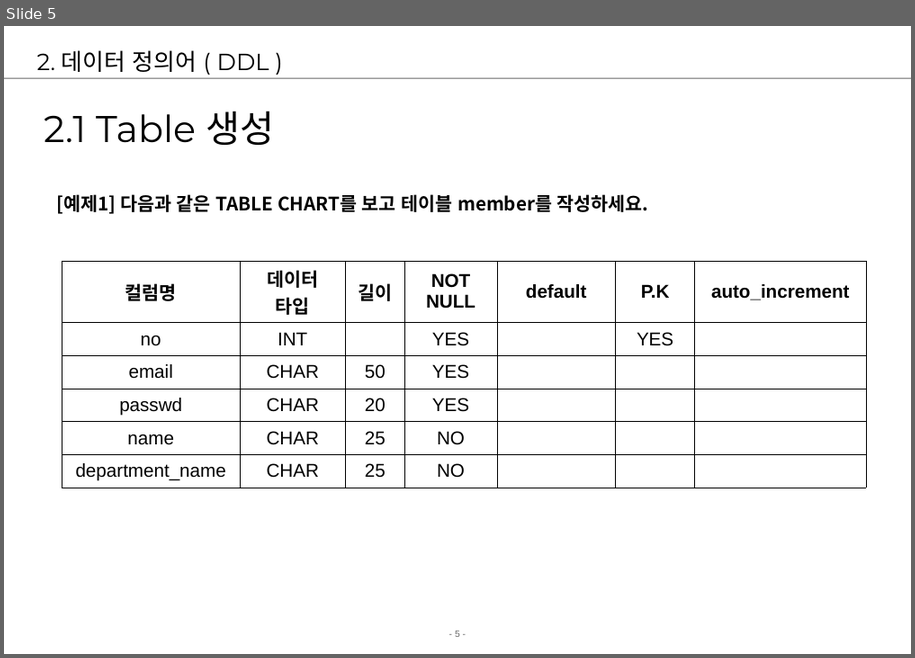
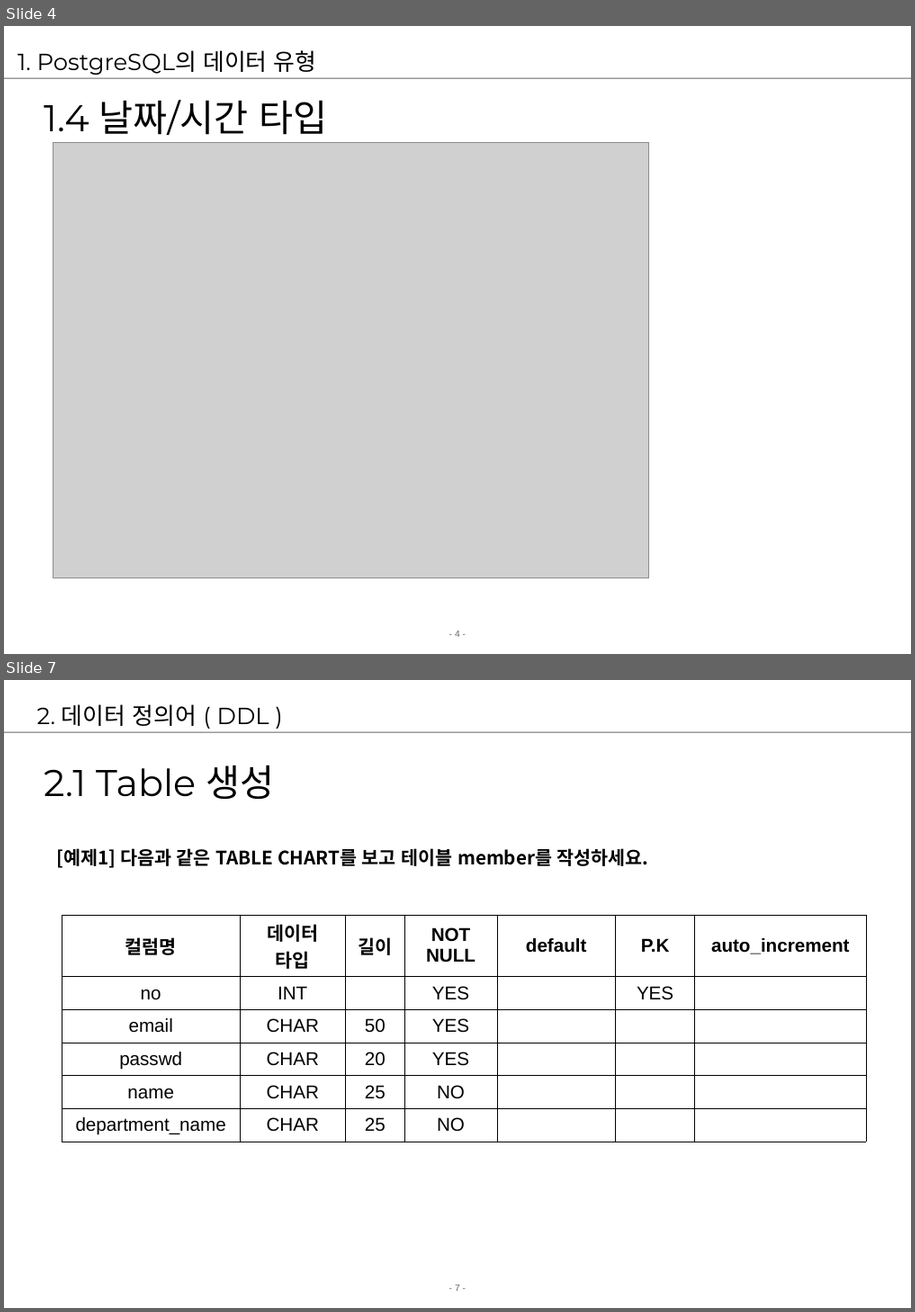
Before and after one commit to jungeunlee95/cafe24-TIL, a slide deck: 2 강의자료/02.강의/5. postgresql/postgresql3-DDLDML.ppt. Shown one above the other, each under a label of ours: slide 5 before the commit, slides 4 and 7 after it; the slides between them are not shown. The pictures are 915x658 and 915x1312 pixels, drawn with LibreOffice and Linux fonts; fonts in the diff are those of the drawing; grey boxes stand for pictures; background and template pictures are left out. Boxes give left, top, right and bottom in pixels: in the first picture for what was removed or moved away, otherwise in the second. Text is boxed around its words. In the diff, an @@ line names an element or a change of style, - is before the commit and + after.

```diff
--- a/2 강의자료/02.강의/5. postgresql/postgresql3-DDLDML.ppt
+++ b/2 강의자료/02.강의/5. postgresql/postgresql3-DDLDML.ppt
@@ slide 4 added at [4,26,911,654], background #FFFFFF; not listed: 2 template elements that a slide beside it also shows @@
@@ title added at [18,50,317,75], 20 pt, text #000000 @@
+1. PostgreSQL의 데이터 유형
@@ text added at [44,100,327,135], 32 pt, text #000000 @@
+1.4 날짜/시간 타입
@@ picture added at [54,142,648,579] @@
@@ what was slide 5 is now slide 7 @@
@@ page number at [455,1285,460,1291]: text changed @@
-- 5 -
+- 7 -
```
Also in this commit, not shown: 1 slide changed, 3 other slides added, 2 slides removed, 35 other files.
